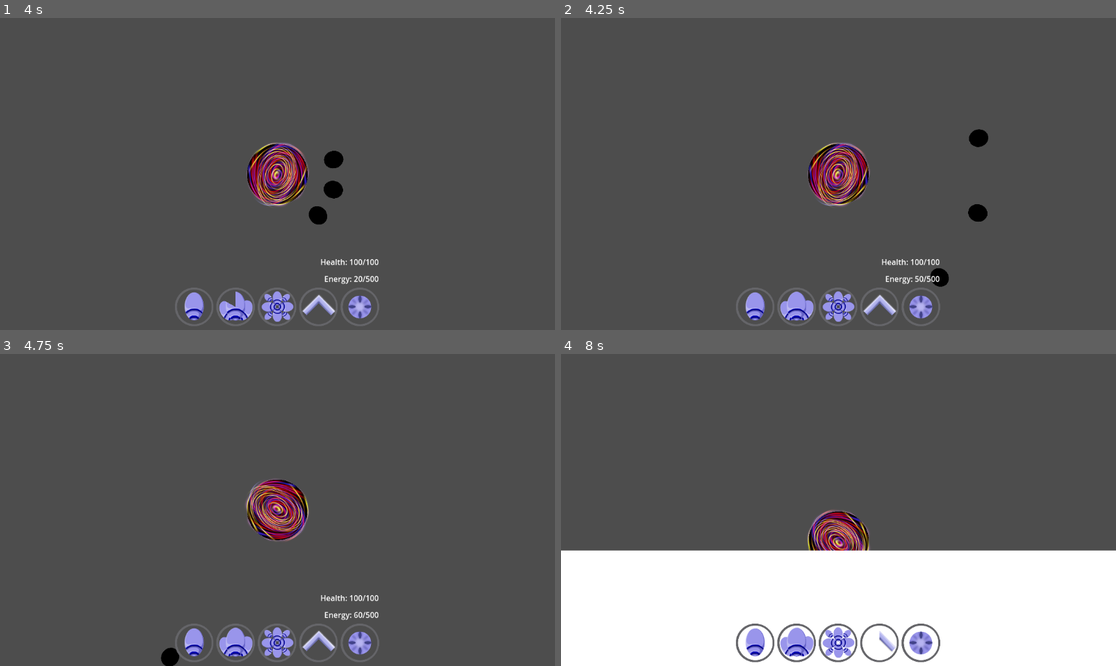
Above: before the commit, frames 1-4 (two rows, left to right).
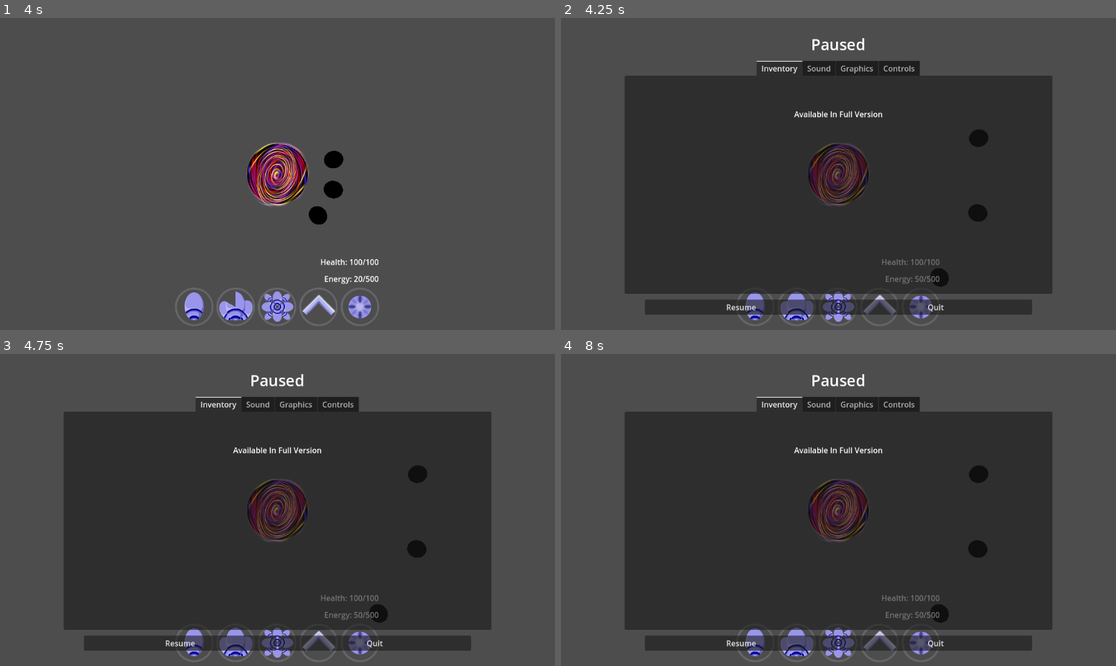
Above: after the commit, the same moments.

Repository: starlight426/TeamSevenGame
Game: Godot game, scene res://main.tscn
The game is run twice, just before and just after one commit, with the same random seed, the same clock (stepped at 60 frames per second) and the same inputs.
Inputs (mouse positions are in pixels of both pictures, inside the frame that each line leads up to):
- Up to frame 1 (4 s): move the mouse to (399, 158) at 0.52 s; hold A (a_press) 0.53-1.28 s; tap D (d_press) at 0.8, 1.35 s; tap Enter at 1.25 s; move the mouse to (166, 189) at 1.27 s; tap E (e_press) at 1.55 s; move the mouse to (333, 105) at 2.02 s; hold E (e_press) 2.03-2.78 s; click (333, 105) at 2.3 s; move the mouse to (249, 236) at 2.77 s; click (249, 236) at 2.85 s; tap Q (q_press) at 3.05 s; move the mouse to (444, 220) at 3.52 s; hold Q (q_press) from 3.53 s (still down); right-click (444, 220) at 3.8 s
- Up to frame 2 (4.25 s): keep holding Q (q_press); tap Escape (pause, bound only after the commit) at 4.15 s
- Up to frame 3 (4.75 s): release Q (q_press) at 4.25 s; click (177, 644) at 4.25 s, where only the run after the commit has a clickable "Resume"
- Up to frame 4 (8 s): click (738, 644) at 5 s, where only the run after the commit has a clickable "Resume"; click (738, 644) at 5.75 s, where only the run after the commit has a clickable "Resume"; move the mouse to (672, 463) at 6.52 s; right-click (672, 463) at 6.6 s; tap S (s_press) at 6.8 s; move the mouse to (866, 510) at 7.27 s; hold S (s_press) from 7.28 s (still down); tap Shift (shift_press) at 7.55 s

Frame 1 is identical in both runs. In frame 2, 58% of the frame differs, in the area x 11-89%, y 6-96%; in frame 3, 59%; in frame 4, 72%, in the area x 0-100%, y 6-100%.

Commit message:
Pause Menu
Added pause menu and freezes game/user input, currently buttons to resume/quit do not work but am working on it

Diff:
--- a/Scripts/player.gd
+++ b/Scripts/player.gd
@@ -8,6 +8,7 @@
 var move_cooldowns = [0.1,0.2,0.2,1.0,1.0]
 var move_cooldown_percentages = [100, 100, 100, 100, 100]
 var energy_ready = true
+var is_paused = false
 
 # Called when the node enters the scene tree for the first time.
 func _ready() -> void:
@@ -19,34 +20,35 @@
 	if(energy_ready):
 		add_energy()
 
-	# set the player's rotation towards the mouse
-	global_rotation = (get_global_mouse_position() - global_position).angle()
+	if !is_paused:
+		# set the player's rotation towards the mouse
+		global_rotation = (get_global_mouse_position() - global_position).angle()
 
-	# check for movement keys and set movement vector accordingly
-	var movement = Vector2.ZERO
-	if Input.is_action_pressed("d_press"):
-		movement.x += 1
-	if Input.is_action_pressed("a_press"):
-		movement.x -= 1
-	if Input.is_action_pressed("s_press"):
-		movement.y += 1
-	if Input.is_action_pressed("w_press"):
-		movement.y -= 1
+		# check for movement keys and set movement vector accordingly
+		var movement = Vector2.ZERO
+		if Input.is_action_pressed("d_press"):
+			movement.x += 1
+		if Input.is_action_pressed("a_press"):
+			movement.x -= 1
+		if Input.is_action_pressed("s_press"):
+			movement.y += 1
+		if Input.is_action_pressed("w_press"):
+			movement.y -= 1
 
-	if movement != Vector2.ZERO:
-		movement = movement.normalized()
-	velocity = movement * speed
-	if Input.is_action_pressed("left_click"):
-		use_attack("circle_basic")
-	if Input.is_action_pressed("right_click"):
-		use_attack("circle_wave")
-	if Input.is_action_pressed("e_press"):
-		use_attack("circle_spread")
-	if Input.is_action_pressed("shift_press"):
-		use_attack("speedup")
-	if Input.is_action_pressed("q_press"):
-		use_attack("circle_summon")
-	move_and_slide()
+		if movement != Vector2.ZERO:
+			movement = movement.normalized()
+		velocity = movement * speed
+		if Input.is_action_pressed("left_click"):
+			use_attack("circle_basic")
+		if Input.is_action_pressed("right_click"):
+			use_attack("circle_wave")
+		if Input.is_action_pressed("e_press"):
+			use_attack("circle_spread")
+		if Input.is_action_pressed("shift_press"):
+			use_attack("speedup")
+		if Input.is_action_pressed("q_press"):
+			use_attack("circle_summon")
+		move_and_slide()
 
 func use_attack(attack):
 	match attack:
--- a/UI Scenes/options_menu.gd
+++ b/UI Scenes/options_menu.gd
@@ -1,7 +1,7 @@
 class_name OptionsMenu
 extends Control
 
-@onready var exit_button: Button = $MarginContainer/VBoxContainer/Exit_Button as Button
+@onready var exit_button: Button = $MarginContainer/VBoxContainer/Exit_Button
 
 signal exit_options_menu
 
--- /dev/null
+++ b/UI Scenes/pause_menu.gd
@@ -0,0 +1,17 @@
+class_name PauseMenu
+extends Control
+
+@onready var main = preload("res://main.tscn")
+@onready var pause_menu: PauseMenu = $"."
+@onready var resume_button: Button = $MarginContainer/VBoxContainer/HBoxContainer/Resume_Button
+@onready var quit_button: Button = $MarginContainer/VBoxContainer/HBoxContainer/Quit_Button
+
+func _ready():
+	resume_button.button_down.connect(on_resume_pressed)
+	quit_button.button_down.connect(on_quit_pressed)
+
+func on_resume_pressed() -> void:
+	main.pauseMenu()
+
+func on_quit_pressed() -> void:
+	get_tree().quit()
--- /dev/null
+++ b/UI Scenes/pause_menu.gdshader
@@ -0,0 +1,14 @@
+shader_type canvas_item;
+
+void vertex() {
+	// Called for every vertex the material is visible on.
+}
+
+void fragment() {
+	// Called for every pixel the material is visible on.
+}
+
+//void light() {
+//	// Called for every pixel for every light affecting the CanvasItem.
+//	// Uncomment to replace the default light processing function with this one.
+//}
--- /dev/null
+++ b/UI Scenes/pause_menu.tscn
@@ -0,0 +1,189 @@
+[gd_scene load_steps=4 format=3 uid="uid://blb7rs1uwuo2s"]
+
+[ext_resource type="Script" uid="uid://bu4psw76fl3kt" path="res://UI Scenes/pause_menu.gd" id="1_to0ni"]
+[ext_resource type="Shader" uid="uid://dbac4w4y0hrqs" path="res://UI Scenes/pause_menu.gdshader" id="2_omxaf"]
+
+[sub_resource type="ShaderMaterial" id="ShaderMaterial_pu65r"]
+shader = ExtResource("2_omxaf")
+
+[node name="PauseMenu" type="Control"]
+layout_mode = 3
+anchors_preset = 15
+anchor_right = 1.0
+anchor_bottom = 1.0
+grow_horizontal = 2
+grow_vertical = 2
+script = ExtResource("1_to0ni")
+
+[node name="MarginContainer" type="MarginContainer" parent="."]
+layout_mode = 1
+anchors_preset = 15
+anchor_right = 1.0
+anchor_bottom = 1.0
+grow_horizontal = 2
+grow_vertical = 2
+theme_override_constants/margin_left = 32
+theme_override_constants/margin_top = 32
+theme_override_constants/margin_right = 32
+theme_override_constants/margin_bottom = 32
+
+[node name="VBoxContainer" type="VBoxContainer" parent="MarginContainer"]
+material = SubResource("ShaderMaterial_pu65r")
+layout_mode = 2
+
+[node name="Paused_Title" type="Label" parent="MarginContainer/VBoxContainer"]
+layout_mode = 2
+theme_override_font_sizes/font_size = 32
+text = "Paused"
+horizontal_alignment = 1
+
+[node name="SettingsTabContainer" type="Control" parent="MarginContainer/VBoxContainer"]
+layout_mode = 2
+size_flags_vertical = 3
+
+[node name="TabContainer" type="TabContainer" parent="MarginContainer/VBoxContainer/SettingsTabContainer"]
+layout_mode = 1
+anchors_preset = -1
+anchor_right = 1.0
+anchor_bottom = 1.0
+offset_left = 100.0
+offset_top = 8.0
+offset_right = -100.0
+offset_bottom = -8.0
+grow_horizontal = 2
+grow_vertical = 2
+tab_alignment = 1
+current_tab = 0
+
+[node name="Inventory" type="TabBar" parent="MarginContainer/VBoxContainer/SettingsTabContainer/TabContainer"]
+layout_mode = 2
+metadata/_tab_index = 0
+
+[node name="MarginContainer" type="MarginContainer" parent="MarginContainer/VBoxContainer/SettingsTabContainer/TabContainer/Inventory"]
+layout_mode = 1
+anchors_preset = 15
+anchor_right = 1.0
+anchor_bottom = 1.0
+grow_horizontal = 2
+grow_vertical = 2
+theme_override_constants/margin_left = 12
+theme_override_constants/margin_top = 12
+theme_override_constants/margin_right = 12
+theme_override_constants/margin_bottom = 12
+
+[node name="VBoxContainer" type="VBoxContainer" parent="MarginContainer/VBoxContainer/SettingsTabContainer/TabContainer/Inventory/MarginContainer"]
+layout_mode = 2
+theme_override_constants/separation = 56
+
+[node name="Spacer" type="Control" parent="MarginContainer/VBoxContainer/SettingsTabContainer/TabContainer/Inventory/MarginContainer/VBoxContainer"]
+layout_mode = 2
+
+[node name="Label" type="Label" parent="MarginContainer/VBoxContainer/SettingsTabContainer/TabContainer/Inventory/MarginContainer/VBoxContainer"]
+layout_mode = 2
+text = "Available In Full Version"
+horizontal_alignment = 1
+
+[node name="Sound" type="TabBar" parent="MarginContainer/VBoxContainer/SettingsTabContainer/TabContainer"]
+visible = false
+layout_mode = 2
+metadata/_tab_index = 1
+
+[node name="MarginContainer" type="MarginContainer" parent="MarginContainer/VBoxContainer/SettingsTabContainer/TabContainer/Sound"]
+layout_mode = 1
+anchors_preset = 15
+anchor_right = 1.0
+anchor_bottom = 1.0
+grow_horizontal = 2
+grow_vertical = 2
+theme_override_constants/margin_left = 12
+theme_override_constants/margin_top = 12
+theme_override_constants/margin_right = 12
+theme_override_constants/margin_bottom = 12
+
+[node name="VBoxContainer" type="VBoxContainer" parent="MarginContainer/VBoxContainer/SettingsTabContainer/TabContainer/Sound/MarginContainer"]
+layout_mode = 2
+theme_override_constants/separation = 56
+
+[node name="Spacer" type="Control" parent="MarginContainer/VBoxContainer/SettingsTabContainer/TabContainer/Sound/MarginContainer/VBoxContainer"]
+layout_mode = 2
+
+[node name="Label" type="Label" parent="MarginContainer/VBoxContainer/SettingsTabContainer/TabContainer/Sound/MarginContainer/VBoxContainer"]
+layout_mode = 2
+text = "Available In Full Version"
+horizontal_alignment = 1
+
+[node name="Graphics" type="TabBar" parent="MarginContainer/VBoxContainer/SettingsTabContainer/TabContainer"]
+visible = false
+layout_mode = 2
+metadata/_tab_index = 2
+
+[node name="MarginContainer" type="MarginContainer" parent="MarginContainer/VBoxContainer/SettingsTabContainer/TabContainer/Graphics"]
+layout_mode = 1
+anchors_preset = 15
+anchor_right = 1.0
+anchor_bottom = 1.0
+grow_horizontal = 2
+grow_vertical = 2
+theme_override_constants/margin_left = 12
+theme_override_constants/margin_top = 12
+theme_override_constants/margin_right = 12
+theme_override_constants/margin_bottom = 12
+
+[node name="VBoxContainer" type="VBoxContainer" parent="MarginContainer/VBoxContainer/SettingsTabContainer/TabContainer/Graphics/MarginContainer"]
+layout_mode = 2
+theme_override_constants/separation = 56
+
+[node name="Spacer" type="Control" parent="MarginContainer/VBoxContainer/SettingsTabContainer/TabContainer/Graphics/MarginContainer/VBoxContainer"]
+layout_mode = 2
+
+[node name="Label" type="Label" parent="MarginContainer/VBoxContainer/SettingsTabContainer/TabContainer/Graphics/MarginContainer/VBoxContainer"]
+layout_mode = 2
+text = "Available In Full Version"
+horizontal_alignment = 1
+
+[node name="Controls" type="TabBar" parent="MarginContainer/VBoxContainer/SettingsTabContainer/TabContainer"]
+visible = false
+layout_mode = 2
+metadata/_tab_index = 3
+
+[node name="MarginContainer" type="MarginContainer" parent="MarginContainer/VBoxContainer/SettingsTabContainer/TabContainer/Controls"]
+layout_mode = 1
+anchors_preset = 15
+anchor_right = 1.0
+anchor_bottom = 1.0
+grow_horizontal = 2
+grow_vertical = 2
+theme_override_constants/margin_left = 12
+theme_override_constants/margin_top = 12
+theme_override_constants/margin_right = 12
+theme_override_constants/margin_bottom = 12
+
+[node name="VBoxContainer" type="VBoxContainer" parent="MarginContainer/VBoxContainer/SettingsTabContainer/TabContainer/Controls/MarginContainer"]
+layout_mode = 2
+theme_override_constants/separation = 56
+
+[node name="Spacer" type="Control" parent="MarginContainer/VBoxContainer/SettingsTabContainer/TabContainer/Controls/MarginContainer/VBoxContainer"]
+layout_mode = 2
+
+[node name="Label" type="Label" parent="MarginContainer/VBoxContainer/SettingsTabContainer/TabContainer/Controls/MarginContainer/VBoxContainer"]
+layout_mode = 2
+text = "Available In Full Version"
+horizontal_alignment = 1
+
+[node name="HBoxContainer" type="HBoxContainer" parent="MarginContainer/VBoxContainer"]
+layout_mode = 2
+alignment = 1
+
+[node name="Resume_Button" type="Button" parent="MarginContainer/VBoxContainer/HBoxContainer"]
+custom_minimum_size = Vector2(400, 25)
+layout_mode = 2
+size_flags_horizontal = 4
+size_flags_vertical = 8
+text = "Resume"
+
+[node name="Quit_Button" type="Button" parent="MarginContainer/VBoxContainer/HBoxContainer"]
+custom_minimum_size = Vector2(400, 25)
+layout_mode = 2
+size_flags_horizontal = 4
+size_flags_vertical = 8
+text = "Quit"
--- a/UI Scenes/player_ui.tscn
+++ b/UI Scenes/player_ui.tscn
@@ -30,7 +30,7 @@
 
 [node name="EnergyLabel" type="Label" parent="HBoxContainer"]
 layout_mode = 2
-text = "Energy: 100/100"
+text = "Energy: 0/500"
 
 [node name="HBoxContainer2" type="HBoxContainer" parent="."]
 layout_mode = 0
--- a/main.gd
+++ b/main.gd
@@ -1,12 +1,30 @@
 extends Node2D
 
+@onready var pause_menu: PauseMenu = $CanvasLayer/PauseMenu
+var paused = false
+var player_node
 
 # Called when the node enters the scene tree for the first time.
 func _ready() -> void:
 	RoomLoader.load_room_from_exit("Circle City","cigil_room","from_right")
+	player_node = get_node("Player")
 	pass
 
 
 # Called every frame. 'delta' is the elapsed time since the previous frame.
 func _process(delta: float) -> void:
-	pass
+	if Input.is_action_just_released("pause"):
+		pauseMenu()
+
+
+func pauseMenu():
+	if (paused):
+		pause_menu.hide()
+		player_node.is_paused = false
+		Engine.time_scale = 1
+	else:
+		pause_menu.show()
+		player_node.is_paused = true
+		Engine.time_scale = 0
+
+	paused = !paused
--- a/main.tscn
+++ b/main.tscn
@@ -1,14 +1,19 @@
-[gd_scene load_steps=5 format=3 uid="uid://cmcabksd0f3yj"]
+[gd_scene load_steps=6 format=3 uid="uid://cmcabksd0f3yj"]
 
 [ext_resource type="PackedScene" uid="uid://hwmgwkumra7q" path="res://Overworld Scenes/Player Scenes/player.tscn" id="1_fmlmq"]
 [ext_resource type="Script" uid="uid://cd33jeg0w0g2c" path="res://main.gd" id="1_ipmiu"]
 [ext_resource type="PackedScene" uid="uid://cc7vstslog23o" path="res://UI Scenes/player_ui.tscn" id="4_1bvp3"]
 [ext_resource type="Script" uid="uid://te0qb4altvbs" path="res://Scripts/camera.gd" id="4_w7dd5"]
+[ext_resource type="PackedScene" uid="uid://blb7rs1uwuo2s" path="res://UI Scenes/pause_menu.tscn" id="5_lquwl"]
 
 [node name="Main" type="Node2D"]
 script = ExtResource("1_ipmiu")
 
 [node name="CanvasLayer" type="CanvasLayer" parent="."]
+
+[node name="PauseMenu" parent="CanvasLayer" instance=ExtResource("5_lquwl")]
+visible = false
+z_index = 1
 
 [node name="PlayerUI" parent="CanvasLayer" instance=ExtResource("4_1bvp3")]
 
--- a/project.godot
+++ b/project.godot
@@ -73,3 +73,8 @@
 "events": [Object(InputEventMouseButton,"resource_local_to_scene":false,"resource_name":"","device":-1,"window_id":0,"a …(258 unchanged characters)…
 ]
 }
+pause={
+"deadzone": 0.5,
+"events": [Object(InputEventKey,"resource_local_to_scene":false,"resource_name":"","device":-1,"window_id":0,"alt_pressed":false,"shift_pressed":false,"ctrl_pressed":false,"meta_pressed":false,"pressed":false,"keycode":0,"physical_keycode":4194305,"key_label":0,"unicode":0,"location":0,"echo":false,"script":null)
+]
+}
Not shown, added: UI Scenes/pause_menu.gd.uid
Not shown, added: UI Scenes/pause_menu.gdshader.uid
